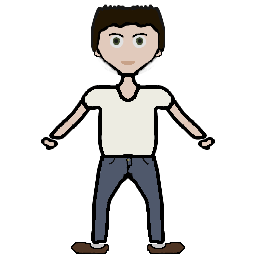
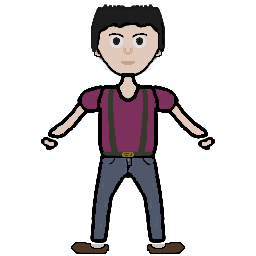
Comparing the layer stacks of the two (256, 256) images. Changes:
removed layer "upperPantsL" over [128, 157, 164, 203]
removed layer "upperPantsR" over [92, 157, 128, 203]
added group "Npc1Character" with 19 layers above "PlayerCharacter" over [41, 4, 215, 254]
added layer "npc1 hair" in group "Npc1Character" over [91, 4, 165, 52]
added layer "head npc1" in group "Npc1Character" over [94, 20, 162, 76]
added layer "body npc1" in group "Npc1Character" over [97, 85, 159, 158]
added layer "armL npc1" in group "Npc1Character" over [146, 85, 208, 139]
added layer "armR npc1" in group "Npc1Character" over [48, 85, 110, 139]
added layer "pants npc1" in group "Npc1Character" over [100, 155, 156, 178]
added layer "legL npc1" in group "Npc1Character" over [129, 159, 166, 243]
added layer "legR npc1" in group "Npc1Character" over [90, 157, 127, 243]
added group "PlayerCharacter" with 24 layers over [41, 4, 215, 254]
moved "hair" into group "PlayerCharacter" over [91, 4, 165, 52]
moved "head" into group "PlayerCharacter", painted on it over [94, 20, 162, 76]
added layer "body1" in group "PlayerCharacter" over [97, 85, 159, 158]
moved "body" into group "PlayerCharacter", painted on it over [81, 85, 175, 158]
added layer "armL2" in group "PlayerCharacter" over [146, 85, 208, 139]
added layer "armL1" in group "PlayerCharacter" over [146, 85, 208, 139]
moved "armL" into group "PlayerCharacter", painted on it over [146, 85, 208, 139]
added layer "armR2" in group "PlayerCharacter" over [48, 85, 110, 139]
added layer "armR1" in group "PlayerCharacter" over [48, 85, 110, 139]
moved "armR" into group "PlayerCharacter", painted on it over [48, 85, 110, 139]
added layer "legL" in group "PlayerCharacter" over [129, 159, 166, 243]
added layer "legR" in group "PlayerCharacter" over [90, 157, 127, 243]
…and 25 more changes (13 added, 3 painted, 4 removed, 8 stack)
